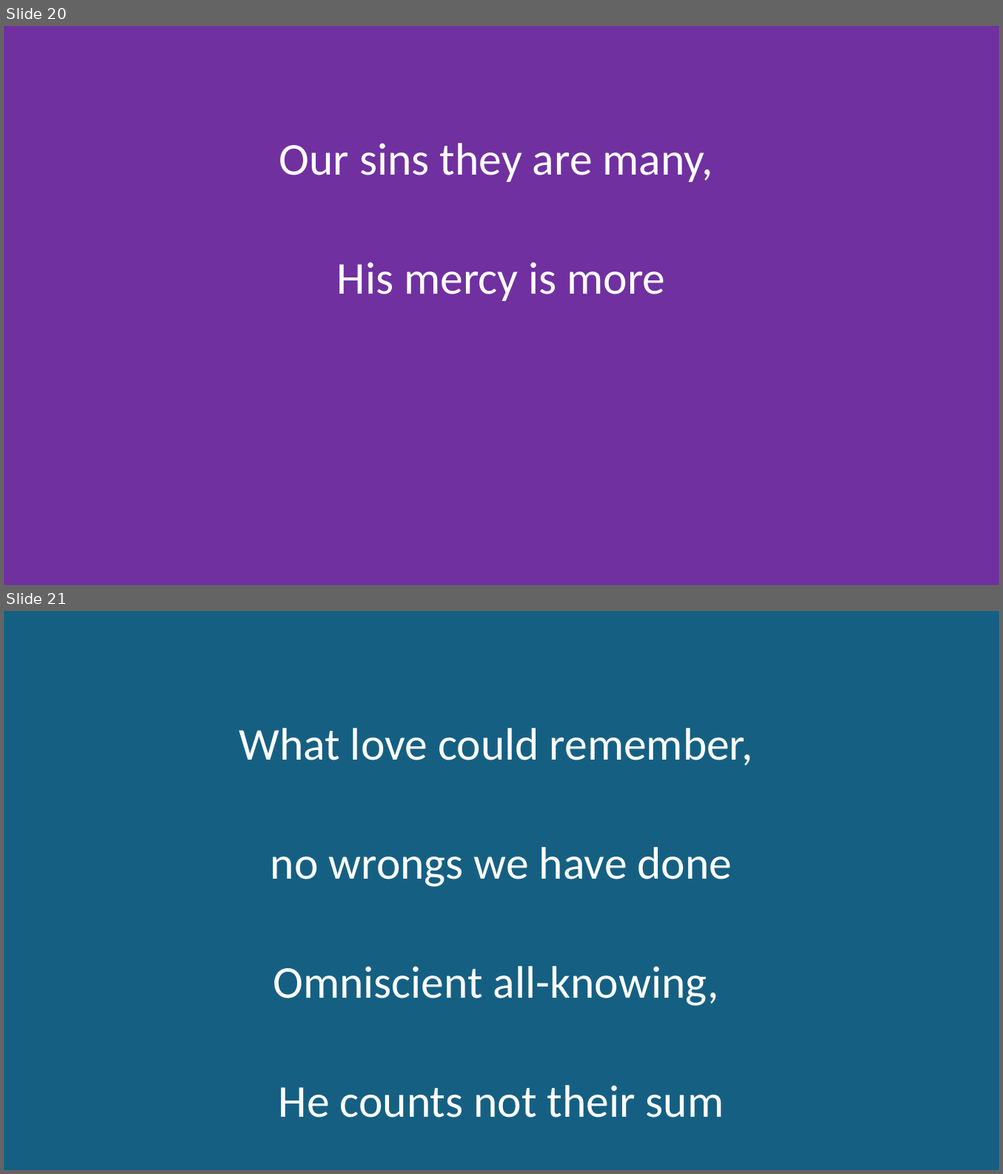
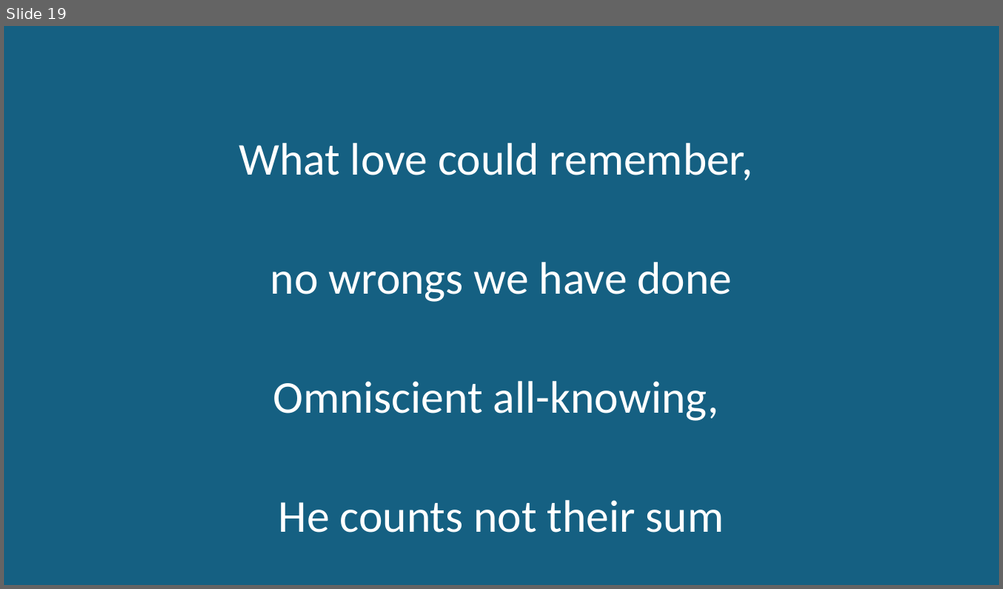
Before and after one commit to kendall412/worship, a slide deck: 2025-11-16 AGCC.pptx. Shown one above the other, each under a label of ours: slides 20 and 21 before the commit, slide 19 after it. The pictures are 1003x1174 and 1003x589 pixels, drawn with LibreOffice and Linux fonts; fonts in the diff are those of the drawing. Boxes give left, top, right and bottom in pixels: in the first picture for what was removed or moved away, otherwise in the second. Text is boxed around its words. In the diff, an @@ line names an element or a change of style, - is before the commit and + after.

```diff
--- a/2025-11-16 AGCC.pptx
+++ b/2025-11-16 AGCC.pptx
@@ slide 20 removed at (4,26,999,585), background #7030A0 @@
@@ subtitle removed at (279,143,713,301) @@
-Our sins they are many,
-His mercy is more
@@ what was slide 21 is now slide 19 @@
```
Also in this commit, not shown: 1 other slide removed.
